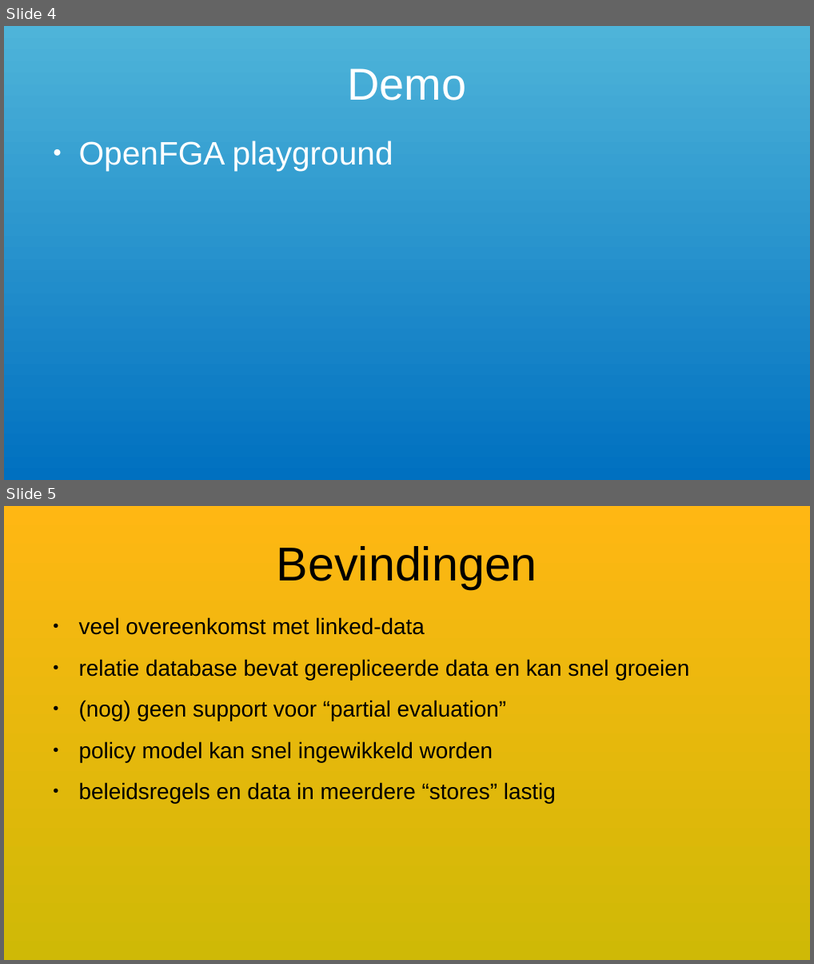
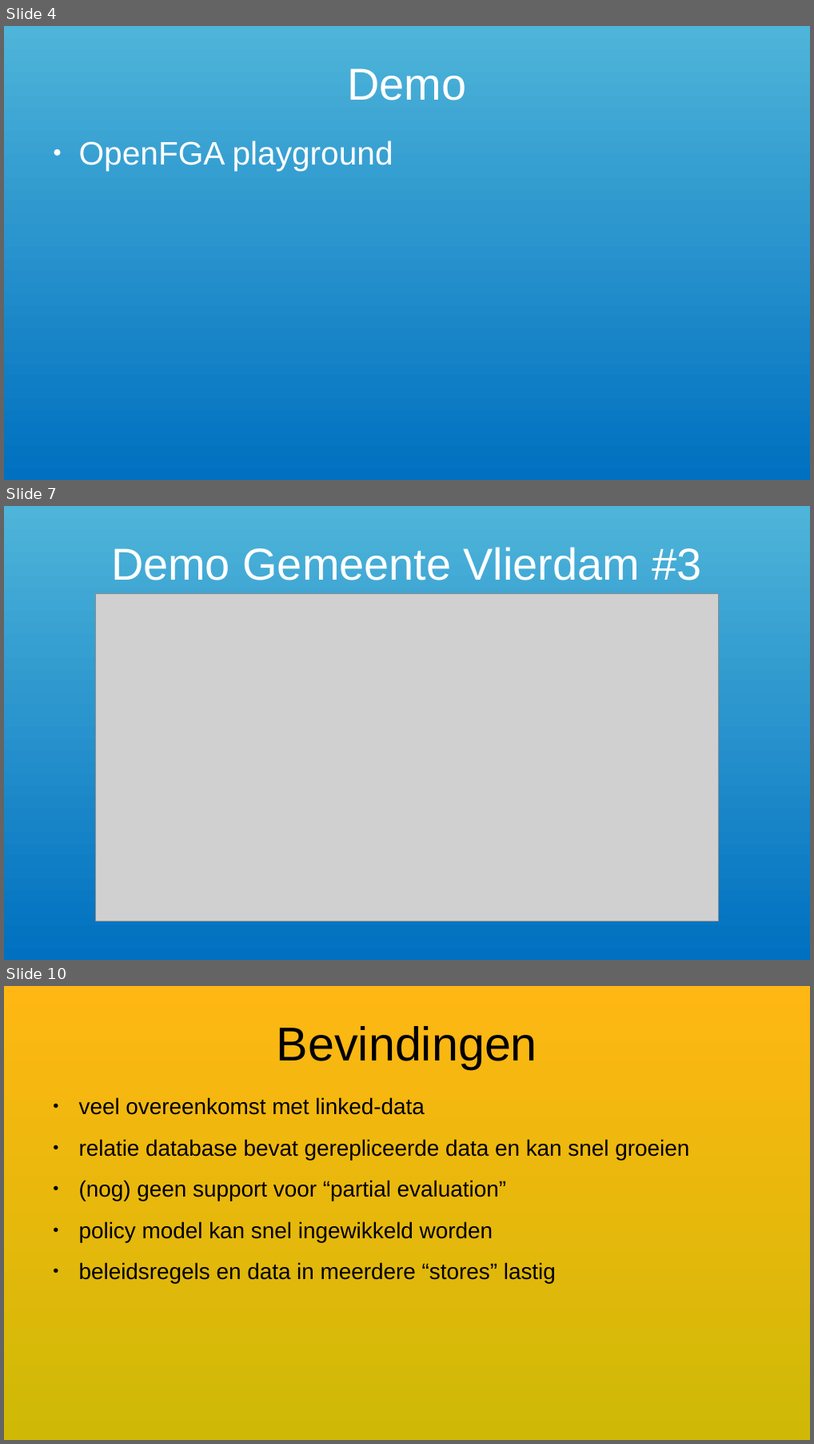
Before and after one commit to VNG-Realisatie/ftv, a slide deck: static/documents/20250909-rebac.odp. Shown one above the other, each under a label of ours: slides 4 and 5 before the commit, slides 4, 7 and 10 after it; the slides between them are not shown. The pictures are 814x964 and 814x1444 pixels, drawn with LibreOffice and Linux fonts; fonts in the diff are those of the drawing; grey boxes stand for pictures. Boxes give left, top, right and bottom in pixels: in the first picture for what was removed or moved away, otherwise in the second. Text is boxed around its words. In the diff, an @@ line names an element or a change of style, - is before the commit and + after.

```diff
--- a/static/documents/20250909-rebac.odp
+++ b/static/documents/20250909-rebac.odp
@@ slide 7 added at (4,506,810,960), background gradient #4EB4D9 to #0070C0 @@
@@ title added at (111,547,702,580), 44 pt, text #FFFFFF @@
+Demo Gemeente Vlierdam #3
@@ picture added at (96,594,719,921) @@
@@ what was slide 5 is now slide 10 @@
```
Also in this commit, not shown: 4 other slides added, 1 other file.
